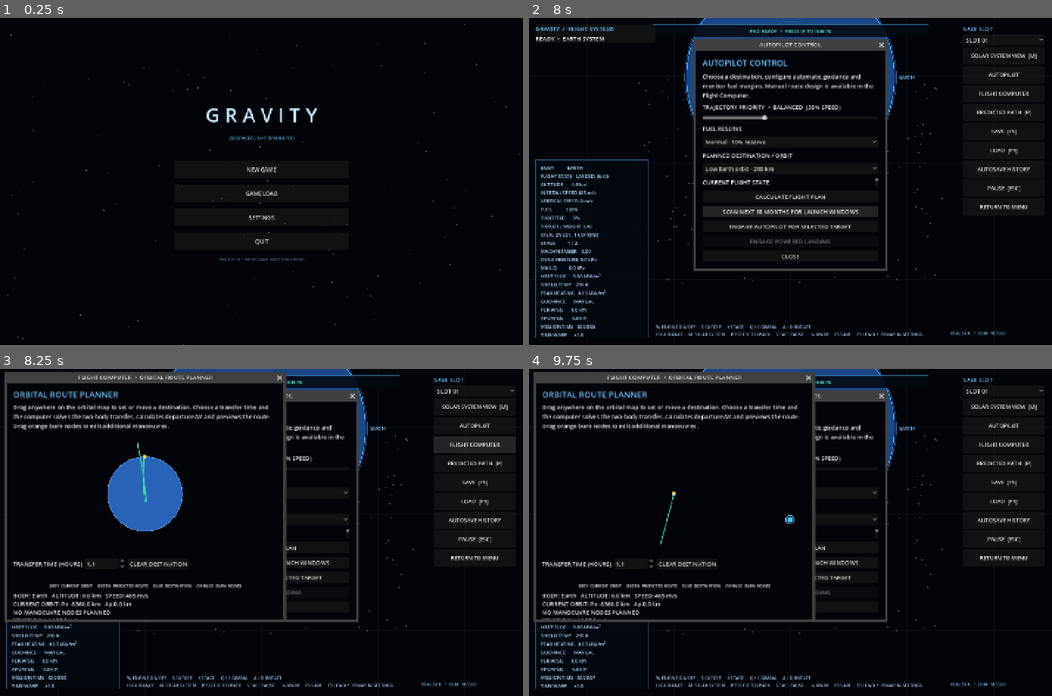
Above: before the commit, frames 1-4 (two rows, left to right).
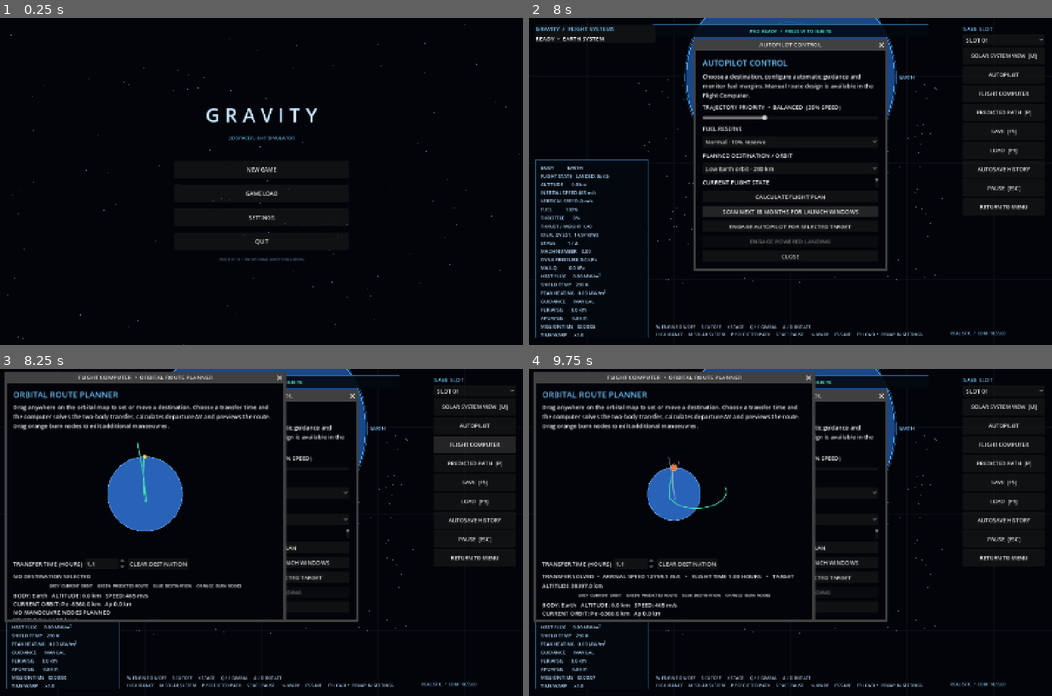
Above: after the commit, the same moments.

Repository: Blagos1195/Gravity-simulator
Game: Godot game, scene res://scenes/main.tscn
The game is run twice, just before and just after one commit, with the same random seed, the same clock (stepped at 60 frames per second) and the same inputs.
Inputs:
- Up to frame 1 (0.25 s): no input
- Up to frame 2 (8 s): click "NEW GAME" at 0.5 s; click "CONTINUE TO ROCKET BUILDER" at 1.25 s; click "LAUNCH VEHICLE" at 2 s; click "SLOT 01" at 2.75 s; click "SOLAR SYSTEM VIEW [M]" at 3.5 s; click "AUTOPILOT" at 4.25 s; click "Normal · 10% reserve" at 5 s; click "Normal · 10% reserve" at 5.75 s; click "SCAN NEXT 18 MONTHS FOR LAUNC…" at 6.5 s; click "SCAN NEXT 18 MONTHS FOR LAUNC…" at 7.25 s
- Up to frame 3 (8.25 s): click "FLIGHT COMPUTER" at 8 s
- Up to frame 4 (9.75 s): click "PREDICTED PATH [P]" at 8.75 s; click "Low Earth orbit · 200 km" at 9.5 s

Frames 1-2 are identical in both runs. In frame 3, 0.1% of the frame differs, in the area x 2-18%, y 63-64%; in frame 4, 3.3%, in the area x 2-51%, y 27-77%.

Commit message:
Update route solver and live feasibility status

Diff:
--- a/Gravity/scripts/route_planner.gd
+++ b/Gravity/scripts/route_planner.gd
@@ -328,7 +328,10 @@
 	relative_position = rocket_position - body_position
 	relative_velocity = rocket_velocity - body_velocity
 	gravitational_parameter = FlightComputer.G * float(current_body.get("mass", 0.0))
-	_update_manoeuvre()
+	if has_route_target:
+		_calculate_route()
+	else:
+		_update_manoeuvre()
 
 func _add_node() -> void:
 	if not is_instance_valid(simulation):
@@ -415,8 +418,8 @@
 	if absf(1.0 - cosine) < 0.000001 or absf(sine) < 0.000001:
 		return {"valid": false, "reason": "Destination is too close to a zero- or half-turn geometry."}
 	var parameter_a := sine * sqrt(radius_start * radius_end / (1.0 - cosine))
-	if parameter_a <= 0.0:
-		return {"valid": false, "reason": "The selected destination requires the unsupported long-way transfer direction."}
+	if absf(parameter_a) < 0.000001:
+		return {"valid": false, "reason": "Transfer geometry is singular."}
 	var target_time := sqrt(gravitational_parameter) * duration
 	var lower := -39.0
 	var upper := 39.0
@@ -676,7 +679,7 @@
 	_build_prediction_paths()
 	var landed_state: bool = bool(simulation.get("landed"))
 	var crashed_state: bool = bool(simulation.get("crashed"))
-	var valid_nodes: bool = not nodes.is_empty()
+	var valid_nodes: bool = not nodes.is_empty() and (not has_route_target or is_finite(route_delta_v))
 	for node in nodes:
 		if Vector2(float(node.get("prograde", 0.0)), float(node.get("radial", 0.0))).length() < 0.1:
 			valid_nodes = false
@@ -688,8 +691,13 @@
 		"NO SOLUTION" if not is_finite(route_delta_v) else "%.1f m/s" % route_delta_v if has_route_target else "N/A",
 		delta_v_used,
 		available_delta_v,
-		"LAUNCH BEFORE EXECUTING" if landed_state else "CRAFT CRASHED" if crashed_state else "ADD A NON-ZERO BURN" if not valid_nodes  …(104 unchanged characters)…
+		"LAUNCH BEFORE EXECUTING" if landed_state else "CRAFT CRASHED" if crashed_state else "NO VALID ROUTE SOLUTION" if has_route_target and not is_finite(route_delta_v) else "ADD A NON-ZERO BURN" if not valid_nodes  …(104 unchanged characters)…
 	]
+	if is_instance_valid(route_report):
+		if has_route_target:
+			route_report.text = "%s   •   FLIGHT TIME %.2f HOURS   •   TARGET ALTITUDE %.1f km" % [route_status, route_duration / 3600.0, (route_target.length() - float(current_body.get("radius", 0.0))) / 1000.0]
+		else:
+			route_report.text = route_status
 
 func _send_to_autopilot() -> void:
 	if not is_instance_valid(simulation) or autopilot_button.disabled:
